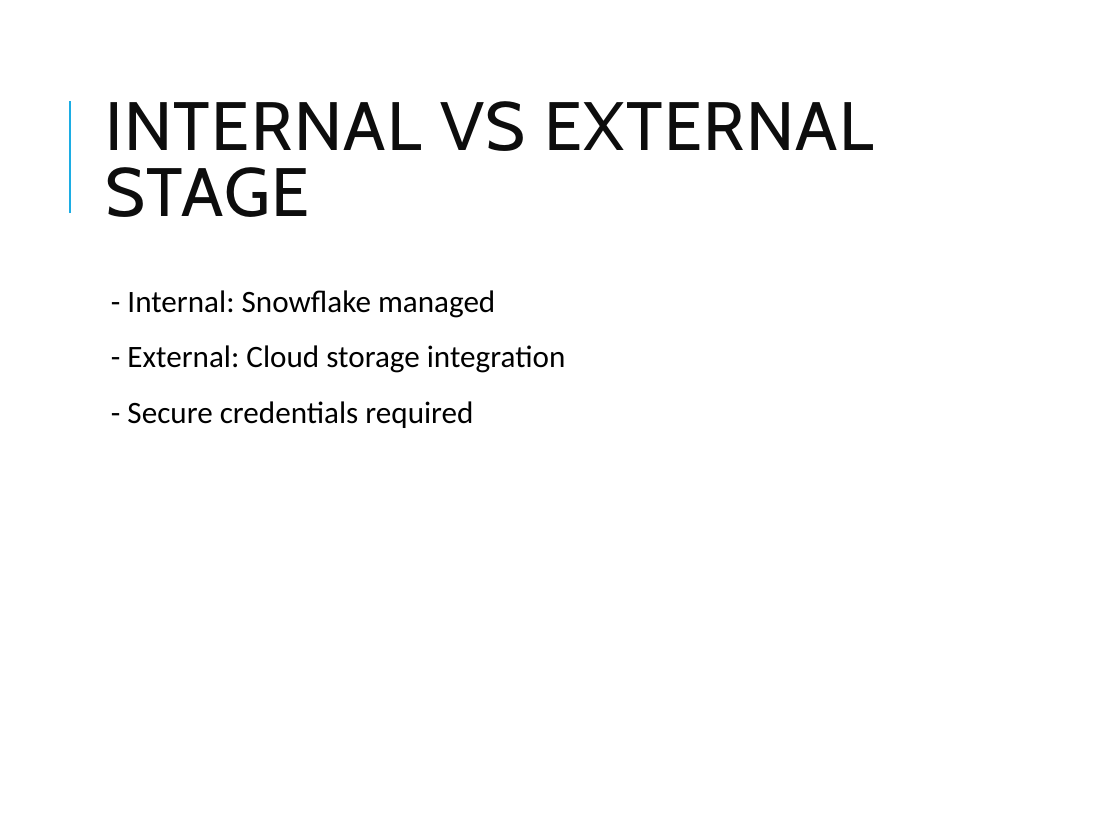
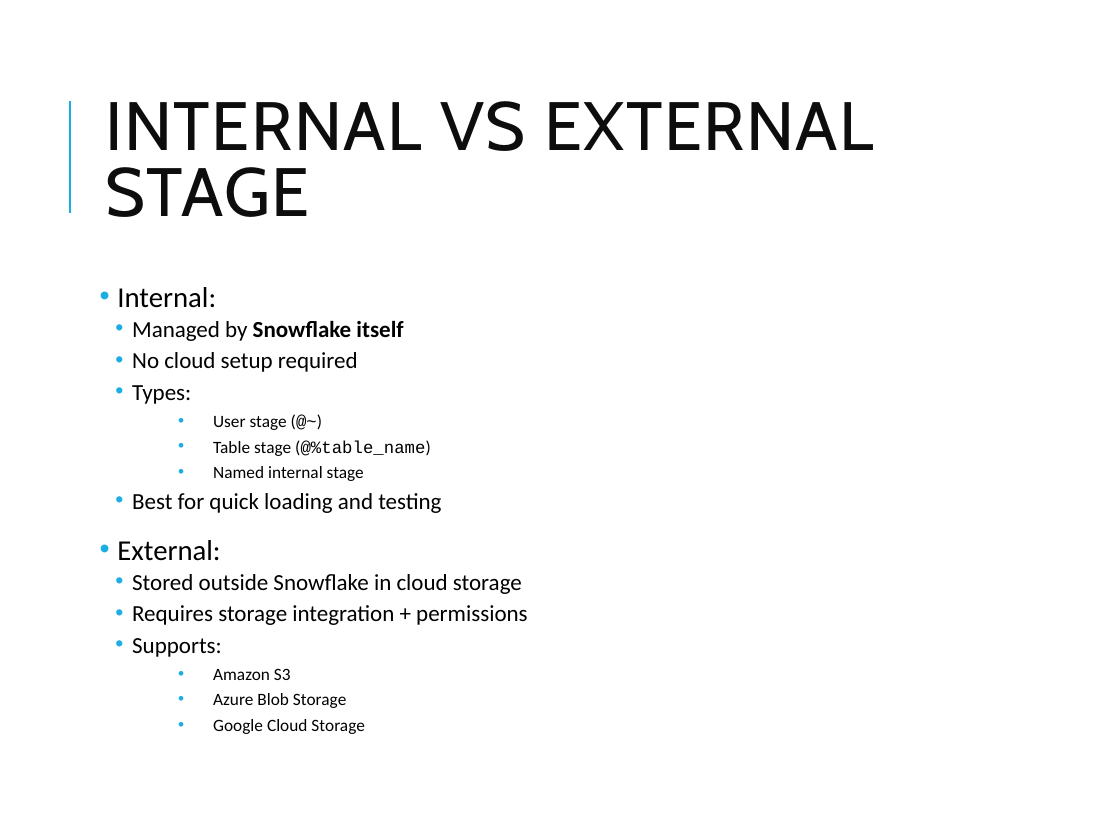
Before and after one commit to vikash-verma-profile/DE-Sig-March-2026, a slide deck: slide 3 of Week-2/Day-5/Snowflake_Modules_4_6.pptx. Drawn at 1120x840 pixels with LibreOffice and Linux fonts; fonts in the diff are those of the drawing. Boxes give left, top, right and bottom in pixels: in the first picture for what was removed or moved away, otherwise in the second. Text is boxed around its words. In the diff, an @@ line names an element or a change of style, - is before the commit and + after.

```diff
--- a/Week-2/Day-5/Snowflake_Modules_4_6.pptx
+++ b/Week-2/Day-5/Snowflake_Modules_4_6.pptx
@@ text at [117,287,527,734]: text changed; size 20 to 14.8 pt @@
-  - Internal: Snowflake managed
-  - External: Cloud storage integration
-  - Secure credentials required
+• Internal:
+  • Managed by Snowflake itself
+  • No cloud setup required
+  • Types:
+    • User stage (@~)
+    • Table stage (@%table_name)
+    • Named internal stage
+  • Best for quick loading and testing
+• External:
+  • Stored outside Snowflake in cloud storage
+  • Requires storage integration + permissions
+  • Supports:
+    • Amazon S3
+    • Azure Blob Storage
+    • Google Cloud Storage
```
Also in this commit, not shown: 19 other slides changed, 5 slides added, 23 other files.
